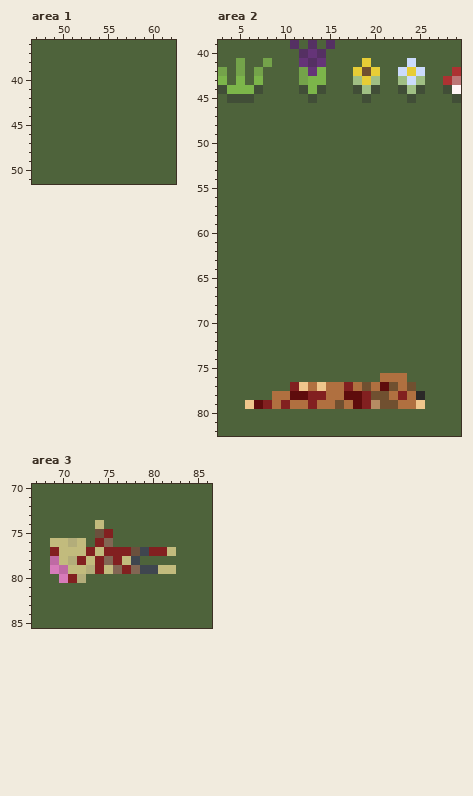
Two states of a pixel-art file, res_dev/misc.ase. That is the earlier state.
128x128 pixels, 1 frame. Colours within 5 levels of each other are drawn and written as one. Shown: area 1: x 47..62, y 36..51; area 2: x 3..29, y 39..82; area 3: x 67..86, y 70..85. The commit also changed other parts of the picture, which this record leaves out.
New version:
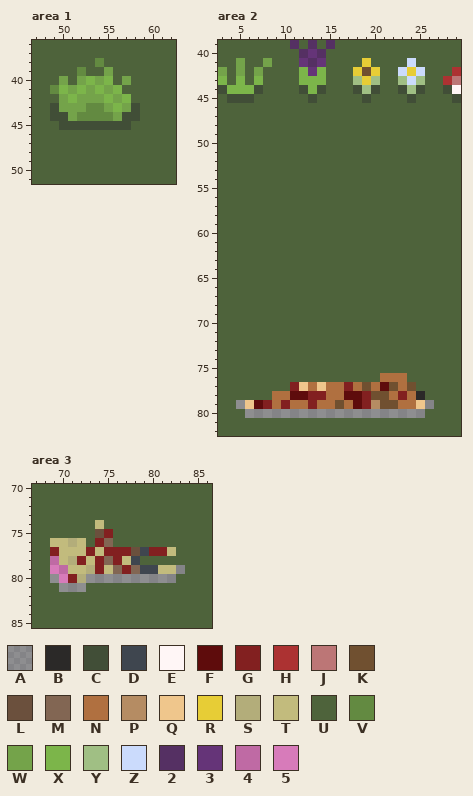
Palette (. is transparent): A #0000004e  B #2b2928  C #414e37  D #3f464f  E #fff6f6  F #5e0c0c  G #822020  H #ac3232  J #bc7676  K #705030  L #6b503d  M #826653  N #b07040  P #b58c63  Q #efc68c  R #e7cd36  S #b3ad7a  T #c2bb7d  U #4e633b  V #638a41  W #74a34a  X #7cb54a  Y #a0bf84  Z #cbdbfc  2 #553063  3 #653478  4 #bf6aa4  5 #d77bba
Difference:
layer "bush" added
Area 1, layer "bush":
y 38: x 54 U -> V
y 39: x 52 U -> V; x 55 U -> W
y 40: x 50 U -> W; x 52..55 UUUU -> WXWX; x 57 U -> W
y 41: x 49..56 UUUUUUUU -> VXWXWXWX
y 42: x 50..57 UUUUUUUU -> WXWWWXWX
y 43: x 49..58 UUUUUUUUUU -> CWWWVVWXWC
y 44: x 49..58 UUUUUUUUUU -> CCWVVVVWCC
y 45: x 50..57 UUUUUUUU -> CCCCCCCC
Area 2, layers "deer_corpse", "lavender":
y 42..43: x 12 W -> X
y 79: x 5 U -> A; x 26 U -> A
y 80: x 6..25 UUUUUUUUUUUUUUUUUUUU -> AAAAAAAAAAAAAAAAAAAA
Area 3, layer "zombie_corpse":
y 79: x 83 U -> A
y 80: x 69 U -> A; x 73..82 UUUUUUUUUU -> AAAAAAAAAA
y 81: x 70..72 UUU -> AAA
Pixel boxes of the changes (left, top, right, bottom) in both pictures:
changed: (50, 58, 140, 130)
changed: (299, 67, 308, 85)
changed: (236, 400, 434, 418)
changed: (50, 565, 185, 592)
